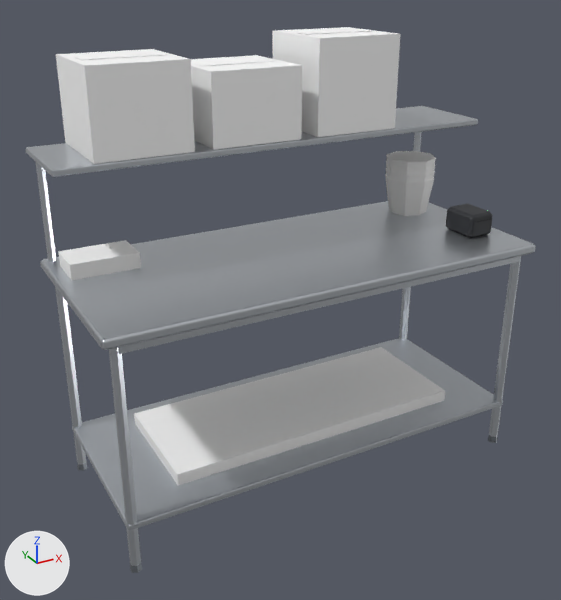
A saved change to the glTF model public/models/equipment/packaging-table.lod1.glb.
Rendered twice from a 50 mm lens placed at (-1.44, -2.5, 2.0), pointed at (-0.07, -0.01, 0.76). Every picture has the same lights, and +X, +Y and +Z are marked at lower left. The first picture is the older version. Where no turn or scale is listed for an object, it has been applied to the vertices. Vertices at exactly the same position are counted once.

In view in the first picture: 'BODY', 'PROPS'.
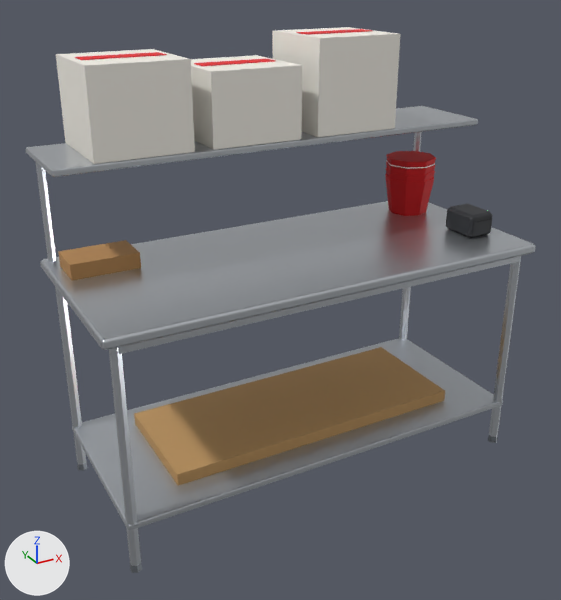
Diff of the bpy script that builds the scene:
```diff
--- a/public/models/equipment/packaging-table.lod1.glb.py
+++ b/public/models/equipment/packaging-table.lod1.glb.py
@@ me_props @@
 me_props.from_pydata(...)  # 144 vertices, 224 faces; spans x -0.84..0.84, y -0.31..0.31, z -0.76..0.76
 # used by ob_props; location = (-0.01, 0.07, 0.98)
+# me_props part 1: 148 faces centred in x -0.72..0.82, y 0.06..0.24, z -0.03..0.76 are repainted in the vertex colours; the middle colour goes from white #ffffff to red #d8161c
+# me_props part 2: 36 faces centred in x -0.75..0.48, y -0.05..0.31, z 0.4..0.76 are repainted in the vertex colours; the middle colour goes from white #ffffff to white #f7f3ea
+# me_props part 3: 24 faces centred in x -0.84..0.64, y -0.31..0.21, z -0.76..0.03 are repainted in the vertex colours; the middle colour goes from white #ffffff to orange #bf925c
 me_props.materials.append(mat_vcol)
```

Changed parts and their boxes [x1, y1, x2, y2] in the pictures (561 x 600 px):
part 1 of me_props, recoloured
    both: [75, 29, 436, 216]
part 2 of me_props, recoloured
    both: [56, 27, 400, 164]
part 3 of me_props, recoloured (white to orange)
    both: [58, 240, 445, 486]
